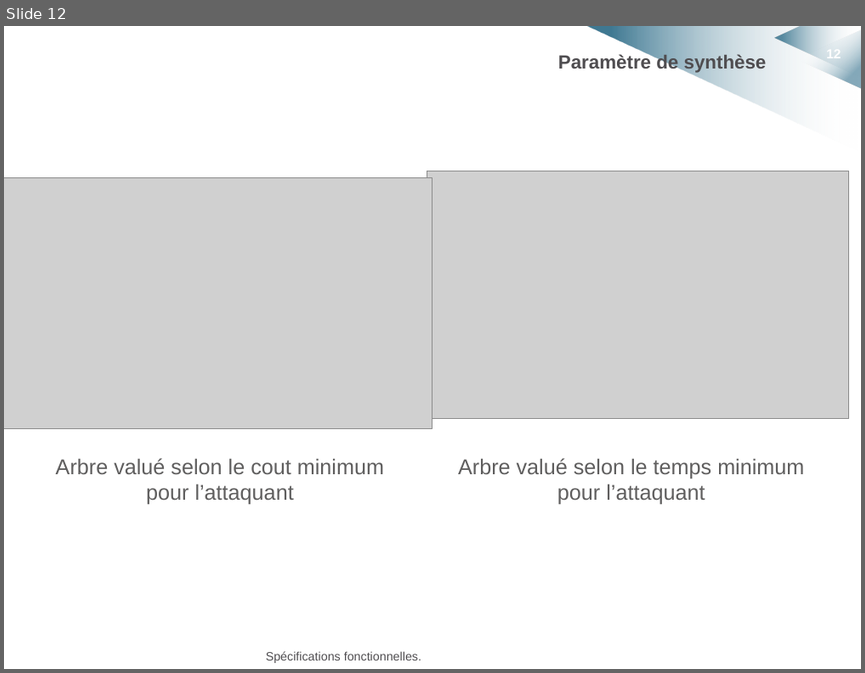
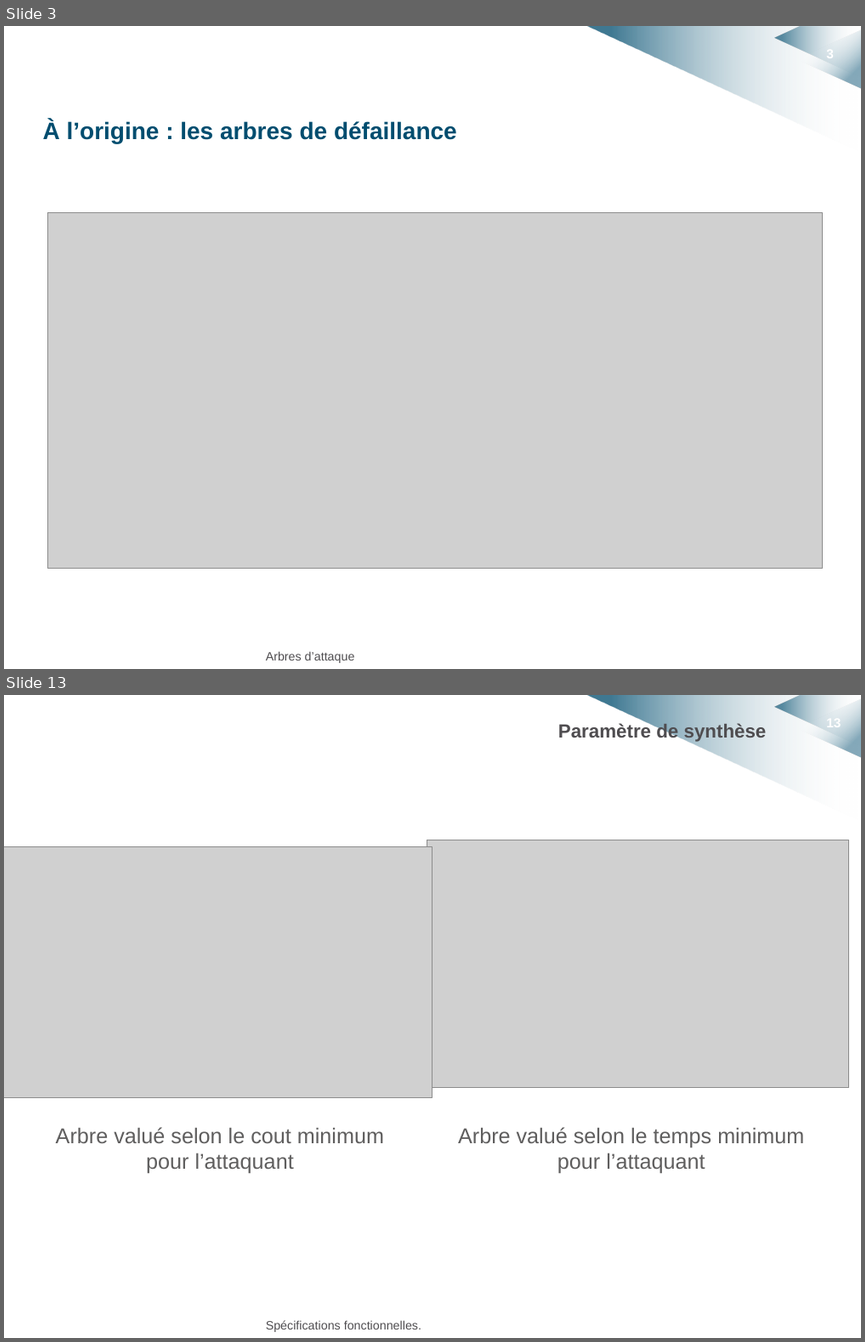
Before and after one commit to HKervadec/korrigolo, a slide deck: soutenances/projet_decembre/soutenance_projet_decembre.pptx. Shown one above the other, each under a label of ours: slide 12 before the commit, slides 3 and 13 after it; the slides between them are not shown. The pictures are 865x673 and 865x1342 pixels, drawn with LibreOffice and Linux fonts; fonts in the diff are those of the drawing; grey boxes stand for pictures; background and template pictures are left out. Boxes give left, top, right and bottom in pixels: in the first picture for what was removed or moved away, otherwise in the second. Text is boxed around its words. In the diff, an @@ line names an element or a change of style, - is before the commit and + after.

```diff
--- a/soutenances/projet_decembre/soutenance_projet_decembre.pptx
+++ b/soutenances/projet_decembre/soutenance_projet_decembre.pptx
@@ slide 3 added at (x1=4, y1=26, x2=861, y2=669), background #FFFFFF; not listed: 4 template elements that a slide beside it also shows @@
@@ text added at (x1=43, y1=120, x2=457, y2=143), 20 pt, text #004D6F, bold @@
+À l’origine : les arbres de défaillance
@@ picture added at (x1=47, y1=213, x2=822, y2=568) @@
@@ text added at (x1=266, y1=651, x2=355, y2=663), 10.2 pt, text #4F4D50 @@
+Arbres d’attaque
@@ what was slide 12 is now slide 13 @@
@@ page number at (x1=826, y1=715, x2=840, y2=730): text changed @@
-12
+13
```
Also in this commit, not shown: 16 slides changed, 5 other slides added, 4 slides removed, 3 other files.
